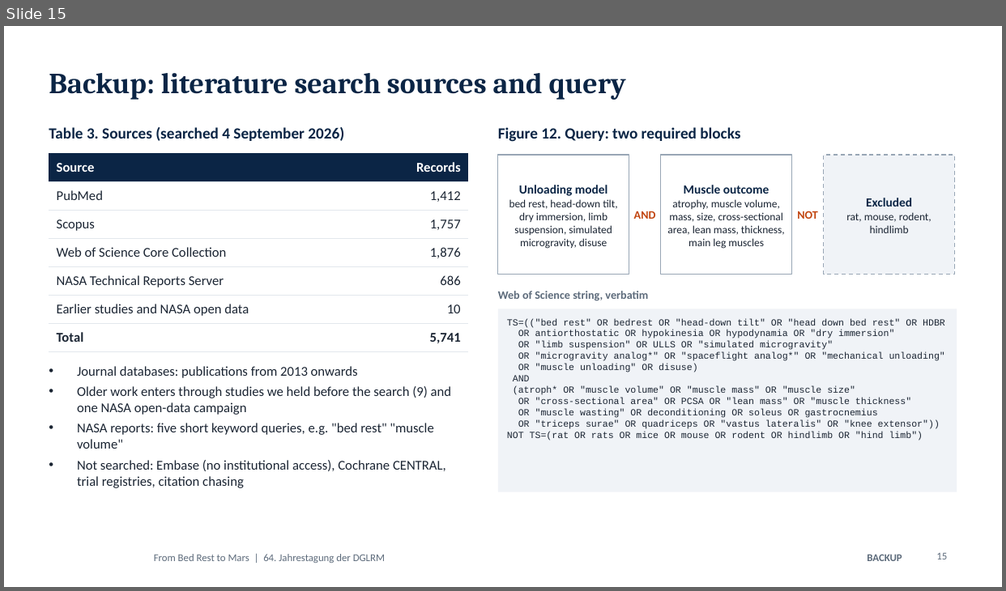
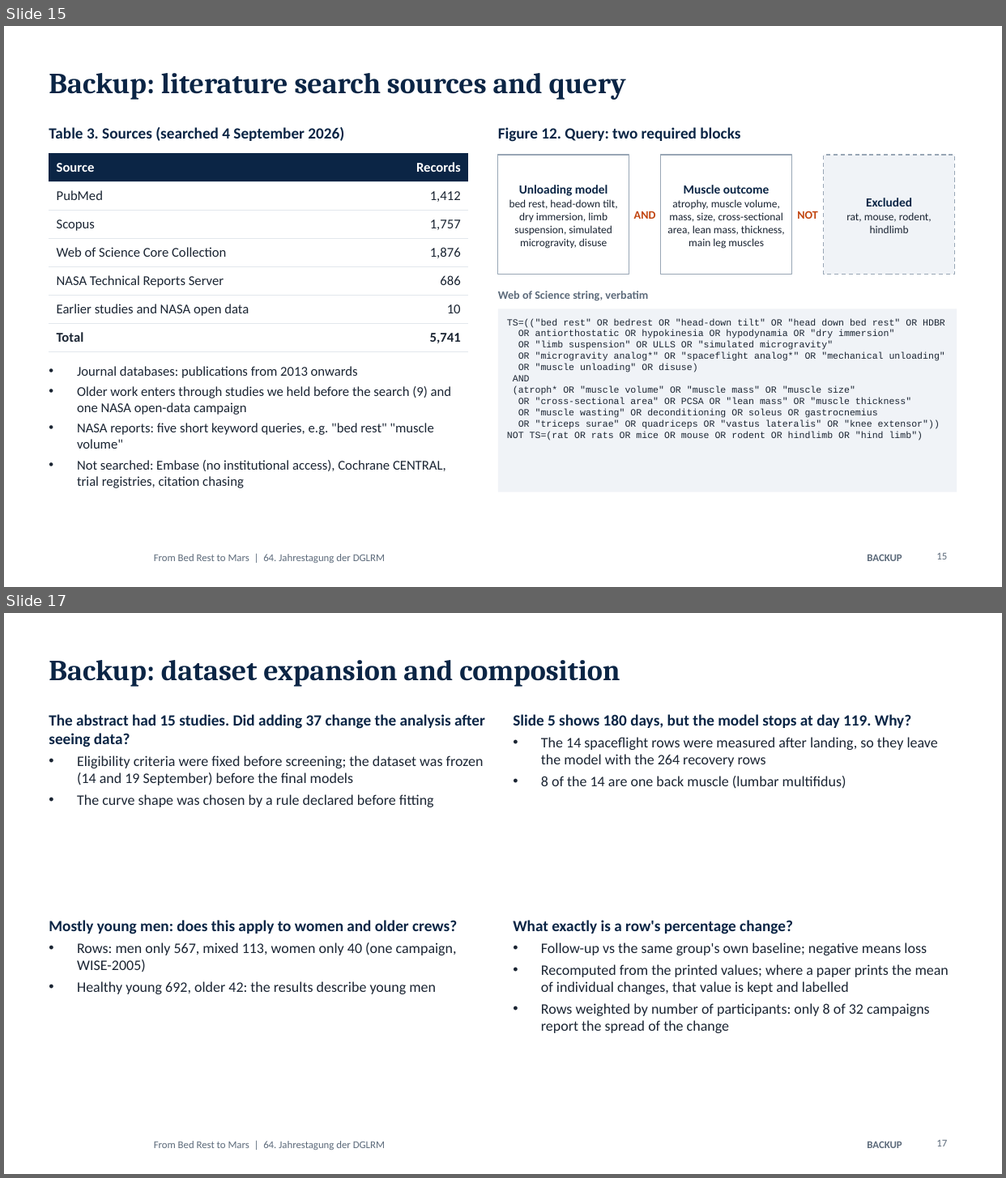
Before and after one commit to MiladBahariQaragoz/BedrestToMars, a slide deck: presentation/bed-rest-to-mars-talk.pptx. Shown one above the other, each under a label of ours: slide 15 before the commit, slides 15 and 17 after it; the slides between them are not shown. The pictures are 1006x591 and 1006x1178 pixels, drawn with LibreOffice and Linux fonts; fonts in the diff are those of the drawing; background and template pictures are left out. Boxes give left, top, right and bottom in pixels: in the first picture for what was removed or moved away, otherwise in the second. Text is boxed around its words. In the diff, an @@ line names an element or a change of style, - is before the commit and + after.

```diff
--- a/presentation/bed-rest-to-mars-talk.pptx
+++ b/presentation/bed-rest-to-mars-talk.pptx
@@ slide 17 added at bbox=[4, 613, 1002, 1174], background #FFFFFF; not listed: 1 template element that a slide beside it also shows @@
@@ title added at bbox=[49, 660, 620, 687], 28 pt, text #0B2545, bold @@
+Backup: dataset expansion and composition
@@ text added at bbox=[49, 714, 485, 807], 14 pt, text #1B2533 @@
+The abstract had 15 studies. Did adding 37 change the analysis after seeing data?
+• Eligibility criteria were fixed before screening; the dataset was frozen (14 and 19 September) before the final models
+• The curve shape was chosen by a rule declared before fitting
@@ text added at bbox=[513, 714, 938, 789], 14 pt, text #1B2533 @@
+Slide 5 shows 180 days, but the model stops at day 119. Why?
+• The 14 spaceflight rows were measured after landing, so they leave the model with the 264 recovery rows
+• 8 of the 14 are one back muscle (lumbar multifidus)
@@ text added at bbox=[49, 920, 457, 995], 14 pt, text #1B2533 @@
+Mostly young men: does this apply to women and older crews?
+• Rows: men only 567, mixed 113, women only 40 (one campaign, WISE-2005)
+• Healthy young 692, older 42: the results describe young men
@@ text added at bbox=[513, 920, 948, 1033], 14 pt, text #1B2533 @@
+What exactly is a row's percentage change?
+• Follow-up vs the same group's own baseline; negative means loss
+• Recomputed from the printed values; where a paper prints the mean of individual changes, that value is kept and labelled
+• Rows weighted by number of participants: only 8 of 32 campaigns report the spread of the change
@@ text added at bbox=[867, 1141, 901, 1148], 10 pt, text #5D6B7B, bold @@
+BACKUP
@@ page number added at bbox=[936, 1140, 947, 1147], 10 pt, text #5D6B7B @@
+17
```
Also in this commit, not shown: 1 slide changed, 2 other slides added, 4 other files.
